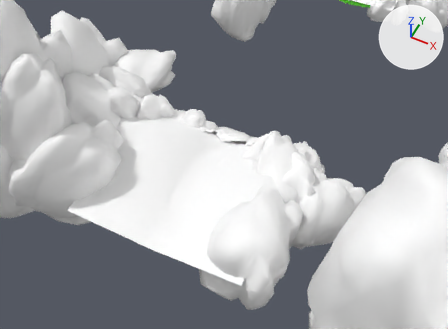
What one commit did to the FBX model Assets/environnement/models/forestFloor_brokenBridge_01.fbx.
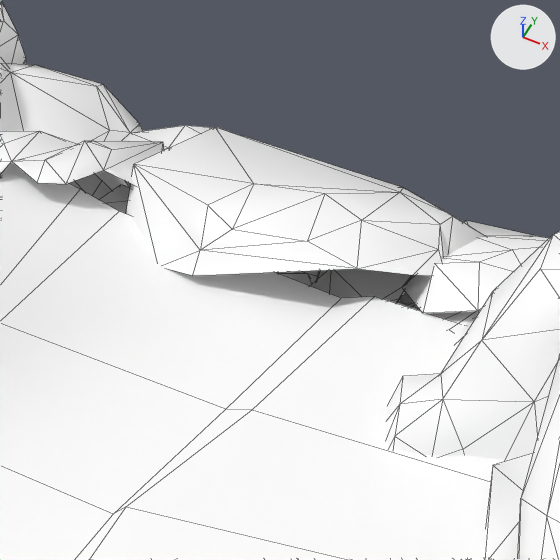
Each version appears first from a camera (50 mm lens) standing at (40.4, -129.4, 93.4) and looking at (1.4, -51.5, -4.1), and next in a close-up on the part from 45% to 58% of the width and 35% to 52% of the height. Every picture has the same lights, and +X, +Y and +Z are marked at upper right. The close-ups show mesh edges as thin lines. Where no turn or scale is listed for an object, it has been applied to the vertices.

Script lines for the objects in view, before the commit:
```python
me_mesh_005 = bpy.data.meshes.new('Mesh.005')
me_mesh_005.from_pydata(...)  # 144 vertices, 256 faces; spans x -3.84..3.84, y -1.72..1.72, z -4.01..4.01
me_mesh_005.materials.append(mat_lambert10)  # its picture is missing
me_mesh_029 = bpy.data.meshes.new('Mesh.029')
me_mesh_029.from_pydata(...)  # 229 vertices, 454 faces; spans x -3.35..3.35, y -2.66..2.66, z -3.17..3.17
me_mesh_029.materials.append(mat_lambert10)  # its picture is missing
me_mesh_045 = bpy.data.meshes.new('Mesh.045')
me_mesh_045.from_pydata(...)  # 64 vertices, 49 faces; spans x -19.3..19.3, y -16.1..16.1, z -2.5..2.5
# faces by material slot: [28, 21]
me_mesh_045.materials.append(mat_lambert52)  # its picture is missing
me_mesh_045.materials.append(mat_lambert53)  # its picture is missing
ob_polysurface41 = bpy.data.objects.new('polySurface41', me_mesh_045)
ob_polysurface41.location = (-1.09, -62.29, 1.56)
ob_rock_swamp_010 = bpy.data.objects.new('rock_Swamp_010', me_mesh_005)
ob_rock_swamp_010.location = (-3.98, -46.91, -3.75)
ob_rock_swamp_035 = bpy.data.objects.new('rock_Swamp_035', me_mesh_029)
ob_rock_swamp_035.location = (-8.67, -46.27, -0.8)
# also in view: 'rock_Swamp_028' at (10.5, -48.3, -1.6); 'rock_Swamp_013' at (8.4, -45.1, -3.5); 'rock_Swamp_022' at (7.9, -47.5, -6.0); 'rock_Swamp_036' at (14.7, -53.9, -0.2); 'rock_Swamp_06' at (-7.0, -45.3, -7.6)
```
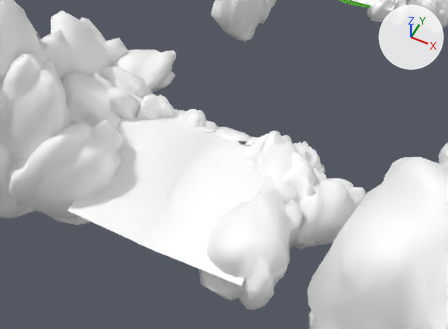
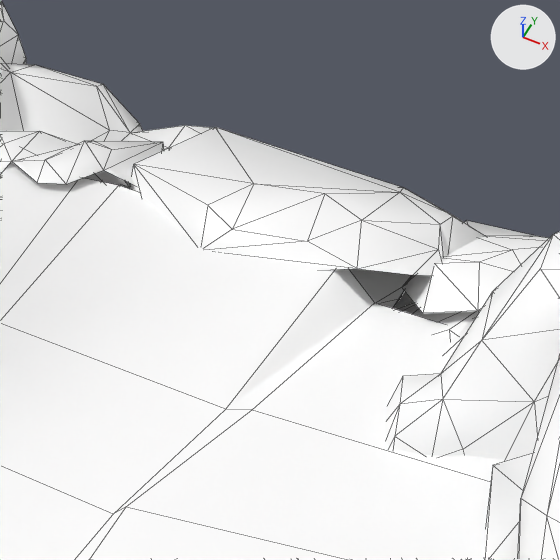
Commit message: modif floor tile  broken bridge

Patch to the scene script:
```diff
--- a/Assets/environnement/models/forestFloor_brokenBridge_01.fbx.py
+++ b/Assets/environnement/models/forestFloor_brokenBridge_01.fbx.py
@@ me_mesh_045 @@
 me_mesh_045.from_pydata(...)  # 64 vertices, 49 faces; spans x -19.3..19.3, y -16.1..16.1, z -2.5..2.5
 # used by ob_polysurface41; location = (-1.09, -62.29, 1.56)
-me_mesh_045.vertices[51].co = (4.5, 14.8, -2.0)  # pixel (374, 296)
-me_mesh_045.vertices[52].co = (3.7, 14.8, -2.5)  # pixel (341, 298)
-me_mesh_045.vertices[53].co = (-1.5, 14.8, -2.2)  # pixel (119, 211)
-me_mesh_045.vertices[54].co = (-2.4, 14.8, -2.0)  # pixel (80, 189)
+# me_mesh_045 part 1
+me_mesh_045.vertices[51].co = (4.5, 14.8, -2.2)  # pixel (374, 302)
+me_mesh_045.vertices[52].co = (3.7, 14.8, -1.3)
+me_mesh_045.vertices[53].co = (-1.5, 14.8, -1.5)  # pixel (118, 185)
+me_mesh_045.vertices[54].co = (-2.4, 14.8, -1.6)
 me_mesh_045.materials.append(mat_lambert52)
```

Boxes [x1, y1, x2, y2] around the edits, measured in the close-ups (560 x 560 px; the box of a moved part takes in the faces that stretch with it):
part 1 of me_mesh_045, moved or reshaped: [0, 162, 506, 482] in both
